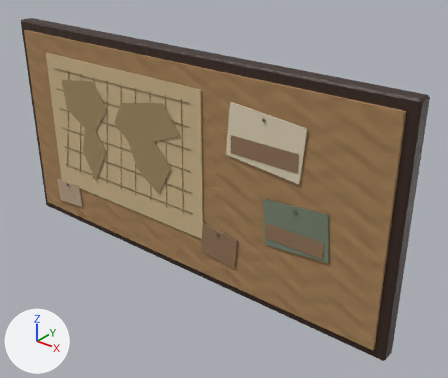
A saved change to the glTF model public/models/corkboard.glb.
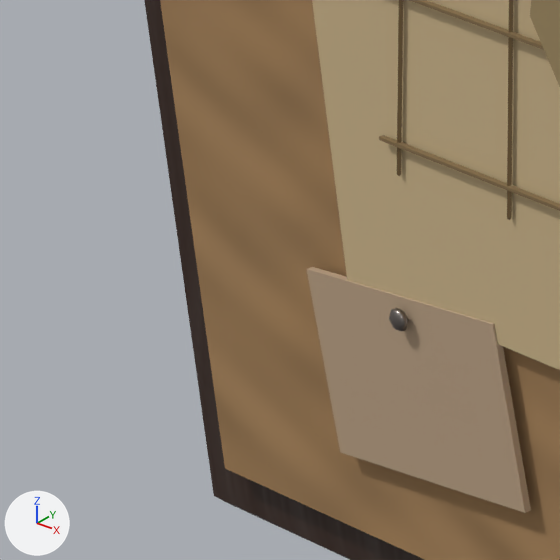
The first picture shows the older version from a 50 mm lens placed at (1.534, -1.661, 0.991), pointed at (0.156, 0.062, -0.077). The close-ups show the older and then the newer version on the part from 5% to 19% of the width and 39% to 56% of the height of that picture. Only the edits that show in the close-ups are written down. Arrows for +X, +Y and +Z are at lower left; the lights stay in place. Where no turn or scale is listed for an object, it has been applied to the vertices.

The first close-up shows 'Cork surface', 'Large horizontal noticeboard frame', 'Map latitude line', 'Map latitude line.001', 'Map route line', 'Original map continent silhouette', 'Original vintage style map', 'Pinned paper.003' and 2 more.
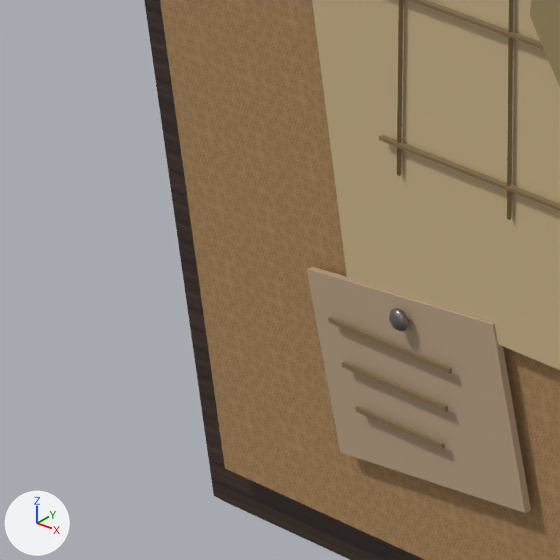
Changed parts and their boxes [x1, y1, x2, y2] in the close-ups (560 x 560 px):
'Original handwritten note line.003', added
    after: [328, 317, 452, 374]
'Original handwritten note line.004', added
    after: [342, 361, 449, 412]
'Original handwritten note line.005', added (brown)
    after: [355, 406, 445, 449]

Diff of the bpy script that builds the scene:
```diff
--- a/public/models/corkboard.glb.py
+++ b/public/models/corkboard.glb.py
@@ me_cube_297 @@
+me_cube_297.from_pydata(...)  # a box spanning x -0.7388..-0.6652, y -0.058..-0.056, z -0.3365..-0.3335
+me_cube_297.materials.append(mat_original_map_lines)  # brown #866f4b
@@ me_cube_296 @@
+me_cube_296.from_pydata(...)  # a box spanning x -0.746..-0.658, y -0.058..-0.056, z -0.3115..-0.3085
+me_cube_296.materials.append(mat_original_map_lines)  # brown #866f4b
@@ me_cube_295 @@
+me_cube_295.from_pydata(...)  # a box spanning x -0.7532..-0.6508, y -0.058..-0.056, z -0.2865..-0.2835
+me_cube_295.materials.append(mat_original_map_lines)  # brown #866f4b
@@ ob_original_handwritten_note_line_005 @@
+ob_original_handwritten_note_line_005 = bpy.data.objects.new('Original handwritten note line.005', me_cube_297)
+ob_original_handwritten_note_line_005.location = (0.0, 0.0, 0.0)
@@ ob_original_handwritten_note_line_004 @@
+ob_original_handwritten_note_line_004 = bpy.data.objects.new('Original handwritten note line.004', me_cube_296)
+ob_original_handwritten_note_line_004.location = (0.0, 0.0, 0.0)
@@ ob_original_handwritten_note_line_003 @@
+ob_original_handwritten_note_line_003 = bpy.data.objects.new('Original handwritten note line.003', me_cube_295)
+ob_original_handwritten_note_line_003.location = (0.0, 0.0, 0.0)
```
